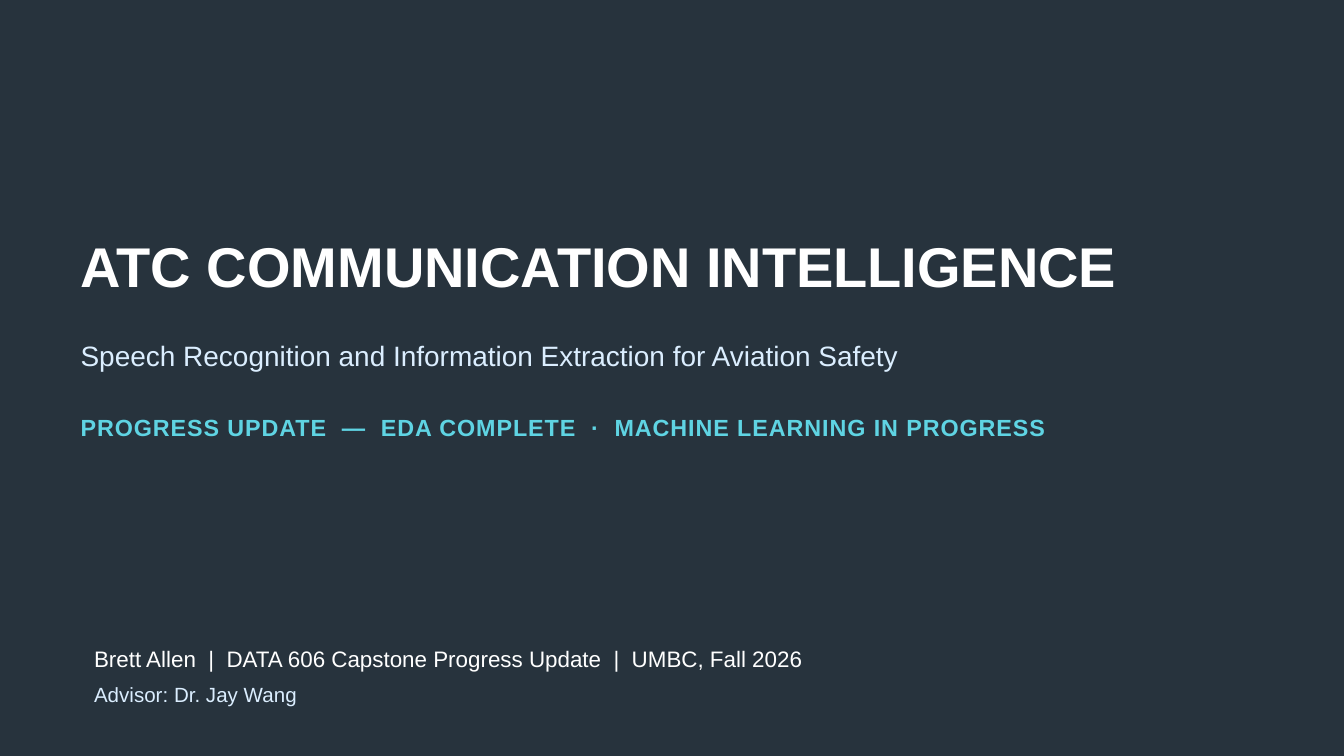
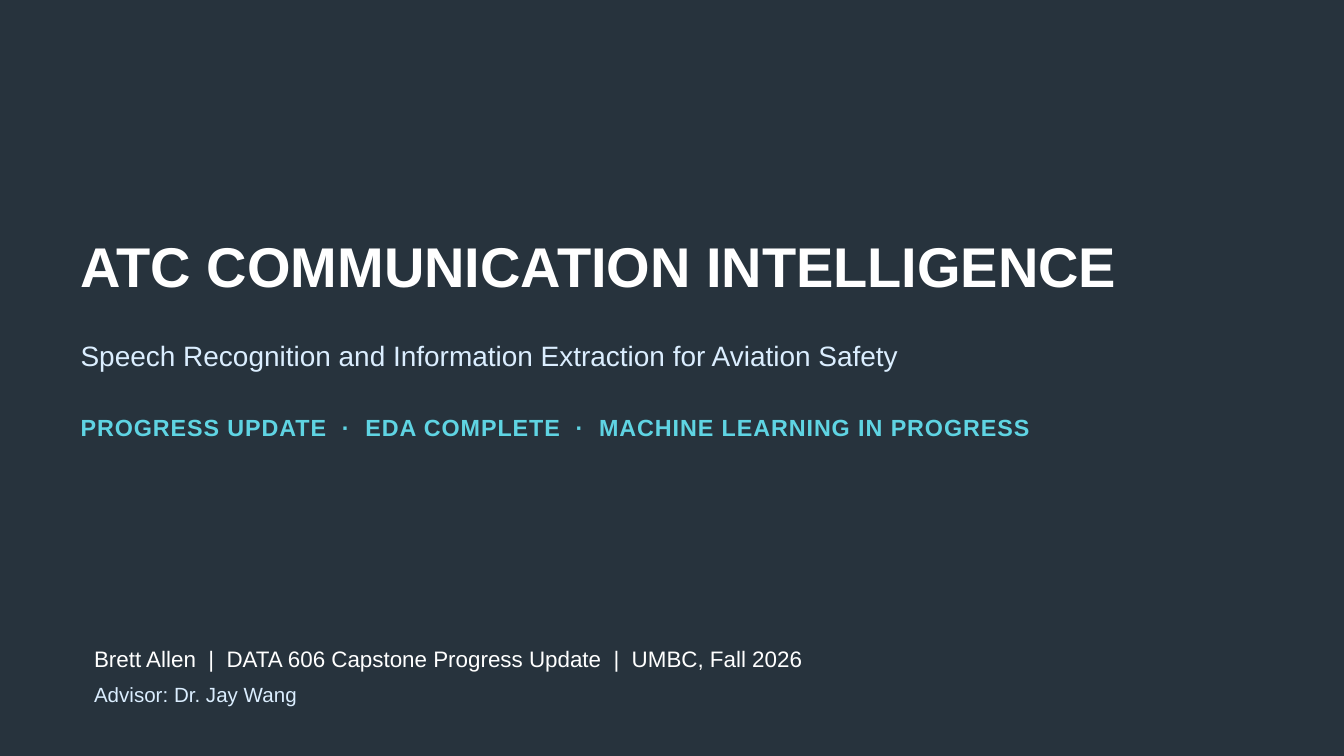
Before and after one commit to BrettFX/UMBC-DATA606-Capstone, a slide deck: slide 1 of docs/Allen_DATA_606_Capstone_Progress_Update.pptx. Drawn at 1344x756 pixels with LibreOffice and Linux fonts; fonts in the diff are those of the drawing; background and template pictures are left out. Boxes give left, top, right and bottom in pixels: in the first picture for what was removed or moved away, otherwise in the second. Text is boxed around its words. In the diff, an @@ line names an element or a change of style, - is before the commit and + after.

```diff
--- a/docs/Allen_DATA_606_Capstone_Progress_Update.pptx
+++ b/docs/Allen_DATA_606_Capstone_Progress_Update.pptx
@@ text at (81,419,1030,436): text changed @@
-PROGRESS UPDATE — EDA COMPLETE · MACHINE LEARNING IN PROGRESS
+PROGRESS UPDATE · EDA COMPLETE · MACHINE LEARNING IN PROGRESS
```
Also in this commit, not shown: 9 other slides changed, 5 other files.
